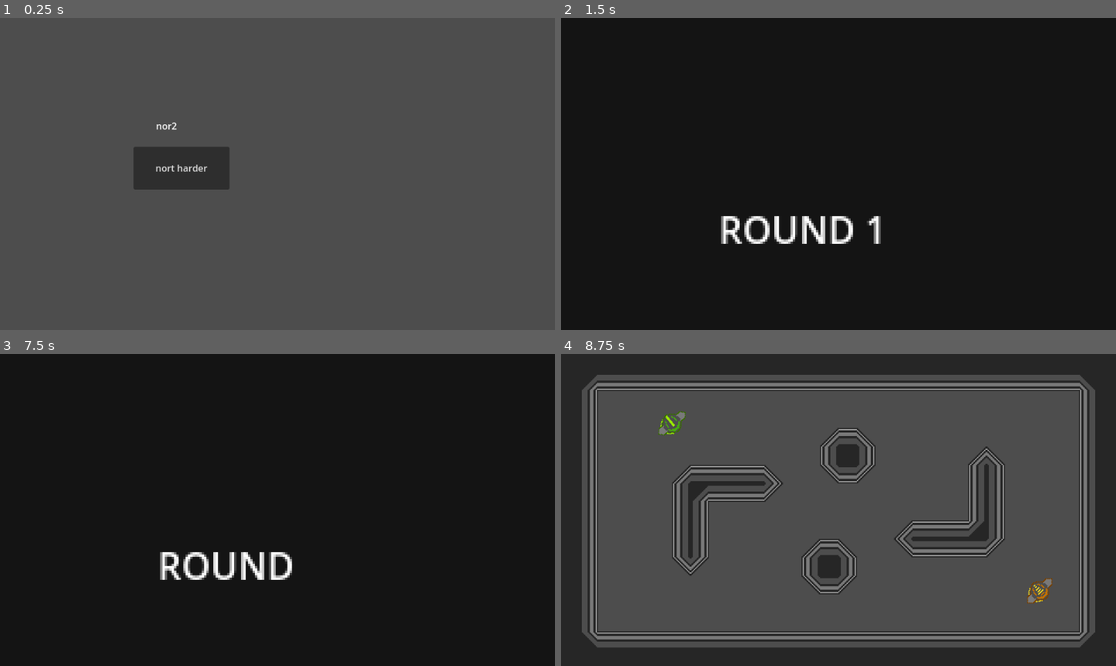
Above: before the commit, frames 1-4 (two rows, left to right).
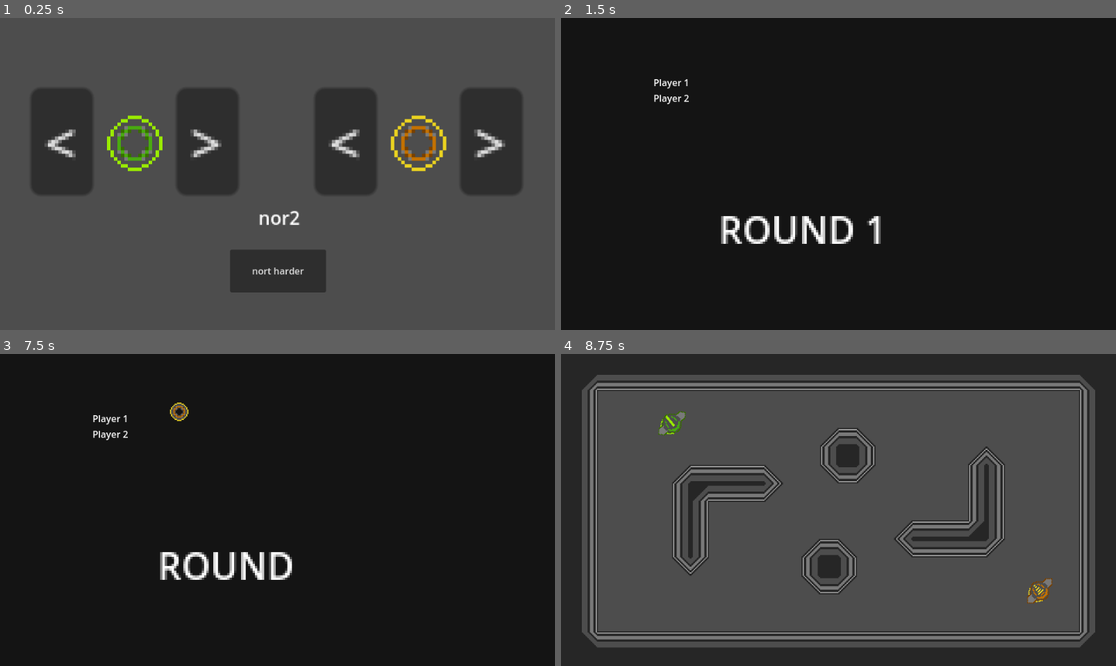
Above: after the commit, the same moments.

Repository: catgirl-software/nor2
Game: Godot game, scene res://scenes/game_scenes/title.tscn
Two runs of this game, one before a commit and one after it. Both use one fixed random seed, a clock stepped at 60 frames per second and the inputs below.
Inputs (mouse positions are in pixels of both pictures, inside the frame that each line leads up to):
- Up to frame 1 (0.25 s): no input
- Up to frame 2 (1.5 s): click "nort harder" at 0.5 s; tap Enter at 1.25 s; move the mouse to (960, 158) at 1.27 s; hold D (keyboard_right) from 1.28 s (still down); tap Space (keyboard_throw) at 1.35 s; click (960, 158) at 1.42 s
- Up to frame 3 (7.5 s): move the mouse to (166, 525) at 2.02 s; release D (keyboard_right) at 2.03 s; hold S (keyboard_down) 2.03-2.78 s; tap Space (keyboard_throw) every 0.75 s from 2.1 to 7.35 s; move the mouse to (333, 441) at 2.77 s; hold D (keyboard_right) 2.78-3.53 s; move the mouse to (249, 572) at 3.52 s; hold W (keyboard_up) 3.53-4.28 s; click (249, 572) at 3.67 s; move the mouse to (444, 556) at 4.27 s; hold A (keyboard_left) 4.28-5.78 s; move the mouse to (111, 463) at 5.02 s; move the mouse to (305, 510) at 5.77 s; hold S (keyboard_down) 5.78-6.53 s; click (305, 510) at 5.92 s; move the mouse to (194, 432) at 6.52 s; hold D (keyboard_right) 6.53-7.28 s; move the mouse to (399, 494) at 7.27 s; hold W (keyboard_up) from 7.28 s (still down)
- Up to frame 4 (8.75 s): tap Space (keyboard_throw) at 8, 8.1 s; move the mouse to (727, 525) at 8.02 s; release W (keyboard_up) at 8.03 s; hold D (keyboard_right) from 8.03 s (still down); click (727, 525) at 8.17 s

The runs differ from the first frame. In frame 1, 18% of the frame differs, in the area x 5-94%, y 22-88%; in frame 2, 0.2%; in frame 3, 0.3%; in frame 4, nothing differs.
Error before the commit: Out of bounds get index '1' (on base: 'Dictionary') (res://autoloads/score_tracker.gd:17)

Commit message:
Add team selection

Diff:
--- a/scenes/game_scenes/title.tscn
+++ b/scenes/game_scenes/title.tscn
@@ -1,4 +1,6 @@
-[gd_scene load_steps=2 format=3 uid="uid://oe1olw403qwt"]
+[gd_scene load_steps=4 format=3 uid="uid://oe1olw403qwt"]
+
+[ext_resource type="Texture2D" uid="uid://dd1rasmpuckf6" path="res://sprites/ase/discs_notrail.png" id="1_8nglu"]
 
 [sub_resource type="GDScript" id="GDScript_d1hpf"]
 resource_name = "title_control"
@@ -7,7 +9,34 @@
 @onready var level = preload(\"res://scenes/game_scenes/map1.tscn\")
 
 func start_game():
+	if $p1.team == $p2.team:
+		return
+	ScoreTracker.initialise([$p1.team, $p2.team], 3)
 	RoundHandler.start()
+"
+
+[sub_resource type="GDScript" id="GDScript_hpqmg"]
+resource_name = "colourselect"
+script/source = "extends Sprite2D
+
+@export var starting_team : int
+var team : int
+
+func _ready():
+	team = starting_team
+	frame = team
+
+func up():
+	team += 1
+	if team > 4:
+		team = 1
+	frame = team
+
+func down():
+	team -= 1
+	if team < 1:
+		team = 4
+	frame = team
 "
 
 [node name="title" type="Control"]
@@ -22,18 +51,77 @@
 anchors_preset = -1
 anchor_right = 1.0
 anchor_bottom = 1.0
-offset_left = 270.0
-offset_top = 175.0
-offset_right = -650.0
-offset_bottom = -325.0
+offset_left = 447.0
+offset_top = 322.0
+offset_right = -473.0
+offset_bottom = -178.0
+scale = Vector2(2, 2)
 text = "nor2"
 
 [node name="Button" type="Button" parent="."]
 layout_mode = 0
-offset_left = 231.0
-offset_top = 223.0
-offset_right = 397.0
-offset_bottom = 297.0
+offset_left = 398.0
+offset_top = 401.0
+offset_right = 564.0
+offset_bottom = 475.0
 text = "nort harder"
 
+[node name="p1" type="Sprite2D" parent="."]
+position = Vector2(233, 217)
+scale = Vector2(6, 6)
+texture = ExtResource("1_8nglu")
+vframes = 5
+frame = 1
+script = SubResource("GDScript_hpqmg")
+starting_team = 1
+
+[node name="down" type="Button" parent="p1"]
+offset_left = -30.0
+offset_top = -16.0
+offset_right = -12.0
+offset_bottom = 15.0
+text = "<"
+
+[node name="up" type="Button" parent="p1"]
+anchors_preset = 1
+anchor_left = 1.0
+anchor_right = 1.0
+offset_left = -4.0
+offset_top = -16.0
+offset_right = 14.0
+offset_bottom = 15.0
+grow_horizontal = 0
+text = ">"
+
+[node name="p2" type="Sprite2D" parent="."]
+position = Vector2(724, 217)
+scale = Vector2(6, 6)
+texture = ExtResource("1_8nglu")
+vframes = 5
+frame = 2
+script = SubResource("GDScript_hpqmg")
+starting_team = 2
+
+[node name="down" type="Button" parent="p2"]
+offset_left = -30.0
+offset_top = -16.0
+offset_right = -12.0
+offset_bottom = 15.0
+text = "<"
+
+[node name="up" type="Button" parent="p2"]
+anchors_preset = 1
+anchor_left = 1.0
+anchor_right = 1.0
+offset_left = -4.0
+offset_top = -16.0
+offset_right = 14.0
+offset_bottom = 15.0
+grow_horizontal = 0
+text = ">"
+
 [connection signal="pressed" from="Button" to="." method="start_game"]
+[connection signal="pressed" from="p1/down" to="p1" method="down"]
+[connection signal="pressed" from="p1/up" to="p1" method="up"]
+[connection signal="pressed" from="p2/down" to="p2" method="down"]
+[connection signal="pressed" from="p2/up" to="p2" method="up"]
--- a/sprites/player.gd
+++ b/sprites/player.gd
@@ -59,6 +59,8 @@
 			return false
 
 func _ready():
+	# oh boy i hope keys() is stable ordered
+	team = ScoreTracker.get_teams()[team - 1]
 	$Sprite2D.frame = team
 	$Arm.frame = team
 	$Arm/disc.frame = team
